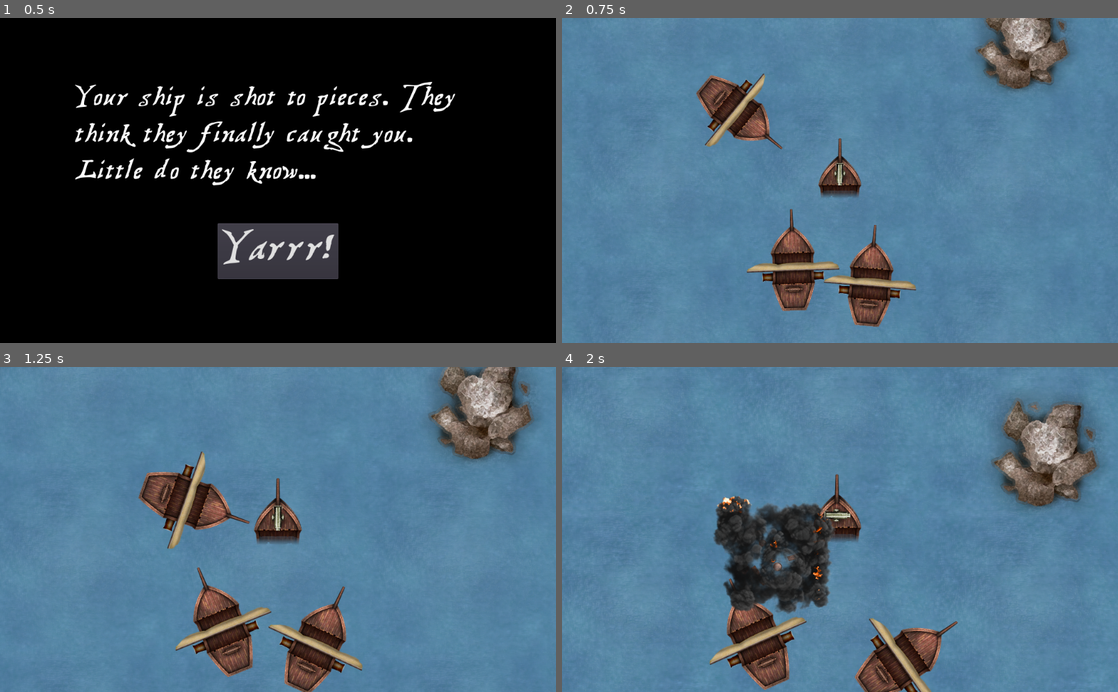
Above: before the commit, frames 1-4 (two rows, left to right).
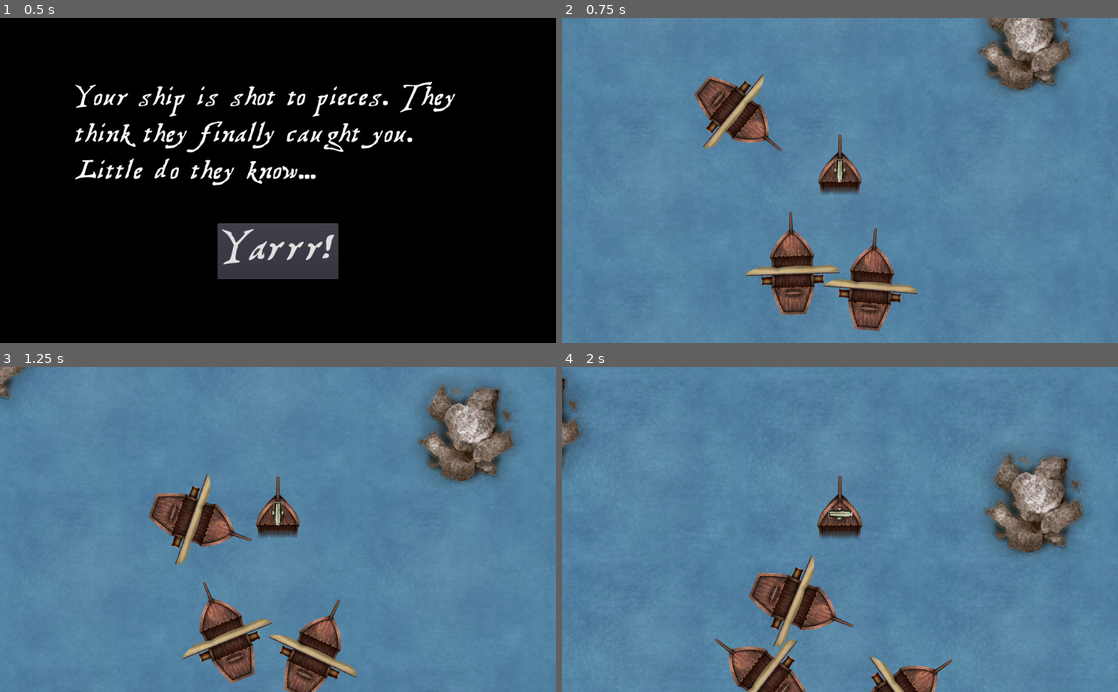
Above: after the commit, the same moments.

Repository: HedgeLizards/grappling
Game: Godot game, scene res://scenes/Menu.tscn
The game is run twice, just before and just after one commit, with the same random seed, the same clock (stepped at 60 frames per second) and the same inputs.
Inputs (mouse positions are in pixels of both pictures, inside the frame that each line leads up to):
- Up to frame 1 (0.5 s): no input
- Up to frame 2 (0.75 s): click "Yarrr!" at 0.5 s
- Up to frame 3 (1.25 s): no input
- Up to frame 4 (2 s): move the mouse to (962, 513) at 1.27 s; tap H (hunt) at 1.35 s; click (962, 513) at 1.42 s

Frame 1 is identical in both runs. In frame 2, 5.7% of the frame differs, in the area x 23-92%, y 0-97%; in frame 3, 14%; in frame 4, 20%, in the area x 0-98%, y 2-100%.

Commit message:
Implement Milan's SFX

Diff:
--- a/scenes/Hook.tscn
+++ b/scenes/Hook.tscn
@@ -1,8 +1,9 @@
-[gd_scene load_steps=4 format=2]
+[gd_scene load_steps=5 format=2]
 
 [ext_resource path="res://scripts/Hook.gd" type="Script" id=1]
 [ext_resource path="res://assets/player/harpoon_rope.png" type="Texture" id=2]
 [ext_resource path="res://assets/player/harpoon_hook.png" type="Texture" id=3]
+[ext_resource path="res://assets/SFX_HookImpact.wav" type="AudioStream" id=5]
 
 [node name="Hook" type="Node2D"]
 script = ExtResource( 1 )
@@ -22,3 +23,6 @@
 [node name="RayCast2D" type="RayCast2D" parent="."]
 collision_mask = 2
 collide_with_areas = true
+
+[node name="HookImpact" type="AudioStreamPlayer" parent="."]
+stream = ExtResource( 5 )
--- a/scenes/Main.tscn
+++ b/scenes/Main.tscn
@@ -41,7 +41,7 @@
 
 [node name="Camera2D" type="Camera2D" parent="Player"]
 current = true
-zoom = Vector2( 2.2, 2.2 )
+zoom = Vector2( 1.6, 1.6 )
 smoothing_enabled = true
 script = ExtResource( 9 )
 
--- a/scenes/Player.tscn
+++ b/scenes/Player.tscn
@@ -1,10 +1,13 @@
-[gd_scene load_steps=9 format=2]
+[gd_scene load_steps=14 format=2]
 
 [ext_resource path="res://scripts/Player.gd" type="Script" id=1]
 [ext_resource path="res://assets/player/player_ship.png" type="Texture" id=2]
 [ext_resource path="res://assets/foam.png" type="Texture" id=3]
 [ext_resource path="res://scripts/Ram.gd" type="Script" id=4]
 [ext_resource path="res://assets/player/harpoon.png" type="Texture" id=5]
+[ext_resource path="res://assets/SFX_CanonImpact_1.wav" type="AudioStream" id=6]
+[ext_resource path="res://assets/SFX_CanonImpact_2.wav" type="AudioStream" id=7]
+[ext_resource path="res://assets/SFX_HookShot.wav" type="AudioStream" id=8]
 
 [sub_resource type="RectangleShape2D" id=5]
 extents = Vector2( 64, 64 )
@@ -16,6 +19,12 @@
 
 [sub_resource type="RectangleShape2D" id=4]
 extents = Vector2( 64, 64 )
+
+[sub_resource type="AudioStreamRandomPitch" id=6]
+audio_stream = ExtResource( 6 )
+
+[sub_resource type="AudioStreamRandomPitch" id=7]
+audio_stream = ExtResource( 7 )
 
 [node name="Player" type="KinematicBody2D"]
 collision_layer = 8
@@ -73,4 +82,13 @@
 position = Vector2( 0, 16 )
 shape = SubResource( 4 )
 
+[node name="HookShot" type="AudioStreamPlayer" parent="."]
+stream = ExtResource( 8 )
+
+[node name="CannonImpact1" type="AudioStreamPlayer" parent="."]
+stream = SubResource( 6 )
+
+[node name="CannonImpact2" type="AudioStreamPlayer" parent="."]
+stream = SubResource( 7 )
+
 [connection signal="body_entered" from="Ram" to="Ram" method="_on_Ram_body_entered"]
--- a/scenes/Wreck.tscn
+++ b/scenes/Wreck.tscn
@@ -32,6 +32,7 @@
 [ext_resource path="res://assets/effects/explosion09.png" type="Texture" id=30]
 [ext_resource path="res://scripts/Wreck.gd" type="Script" id=31]
 [ext_resource path="res://assets/effects/explosion00.png" type="Texture" id=32]
+[ext_resource path="res://assets/SFX_EnemyDestroy.wav" type="AudioStream" id=33]
 
 [sub_resource type="SpriteFrames" id=1]
 animations = [ {
@@ -56,5 +57,8 @@
 z_index = 2
 frames = SubResource( 1 )
 
+[node name="EnemyDestroy" type="AudioStreamPlayer" parent="."]
+stream = ExtResource( 33 )
+
 [connection signal="animation_finished" from="Explosion" to="." method="_on_AnimatedSprite_animation_finished"]
 [connection signal="frame_changed" from="Explosion" to="." method="_on_Explosion_frame_changed"]
--- a/scripts/Hook.gd
+++ b/scripts/Hook.gd
@@ -1,8 +1,8 @@
 extends Node2D
 
 const MAX_LENGTH = 2000
-const GRAPPLE_SPEED = 1500
-const RETRACT_SPEED = 1250
+const GRAPPLE_SPEED = 1750
+const RETRACT_SPEED = 1500
 
 var retracting = false
 var direction
@@ -154,6 +154,8 @@
 			collider.set_physics_process(false)
 
 			bodies.push_back(collider)
+
+			$HookImpact.play()
 		elif points[0].distance_to(points[1]) >= MAX_LENGTH:
 			retracting = true
 
--- a/scripts/Player.gd
+++ b/scripts/Player.gd
@@ -1,16 +1,17 @@
 extends KinematicBody2D
 
 const MAX_HEALTH = 25
-const MAX_SPEED = 1250
+const MAX_SPEED = 1500
 const ACCELERATION = 60
-const DAMPING = 20
+const DAMPING = 30
 
-var velocity = Vector2(0, -200)
+var velocity = Vector2(0, -300)
 var speed
 var clockwise
 var distance
 var angle
 var target
+var impact_sound = 1
 
 onready var health = MAX_HEALTH setget set_health
 onready var hook = get_parent().get_node("Hook")
@@ -27,6 +28,8 @@
 
 			hook_sprite.rotation = position.angle_to_point(global_mouse_position) - 0.5 * PI
 			hook.direction = position.direction_to(global_mouse_position)
+
+			$HookShot.play()
 		else:
 			hook.clear_bodies()
 			hook.retracting = true
@@ -80,4 +83,9 @@
 
 		get_tree().change_scene_to(load("res://scenes/Menu.tscn"))
 
+	if health> 0 && new_value < health:
+		get_node("CannonImpact%d" % impact_sound).play()
+
+		impact_sound = 2 if impact_sound == 1 else 1
+
 	health = new_value
--- a/scripts/Wreck.gd
+++ b/scripts/Wreck.gd
@@ -2,6 +2,7 @@
 
 func _ready():
 	$Explosion.play("default")
+	$EnemyDestroy.play()
 
 
 func _on_AnimatedSprite_animation_finished():
Not shown: 1 places in scenes/Wreck.tscn that only renumber resources
